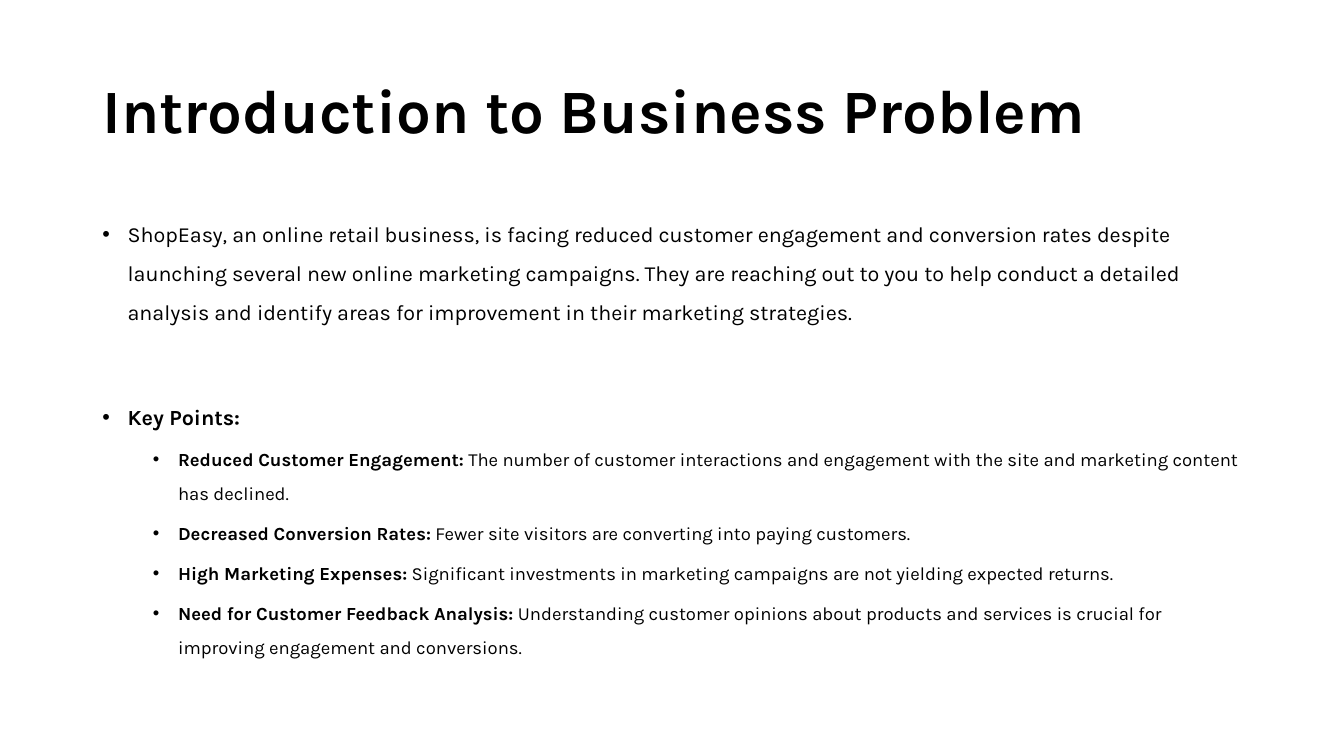
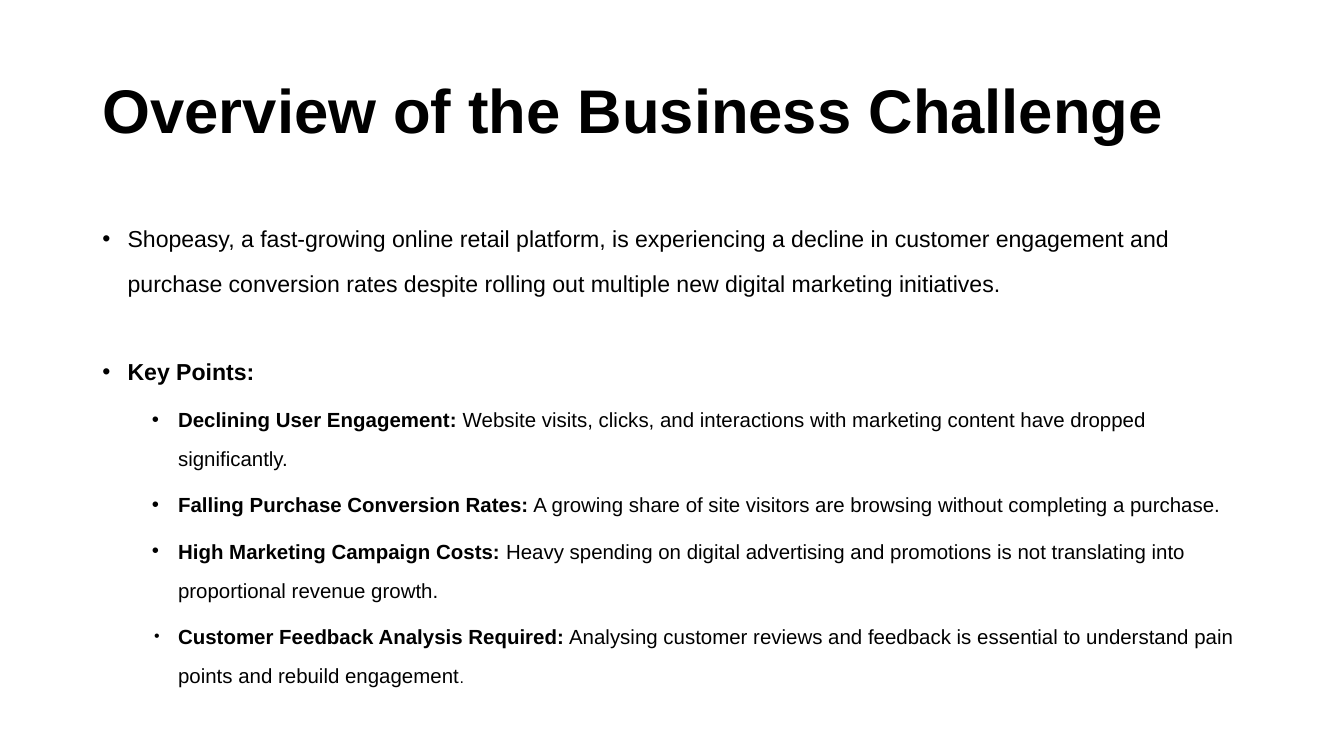
Before and after one commit to Engineer-Harshad/e-commerce-growth-intelligence-project, a slide deck: slide 2 of presentation/Business Problem.pptx. Drawn at 1344x756 pixels with LibreOffice and Linux fonts; fonts in the diff are those of the drawing. Boxes give left, top, right and bottom in pixels: in the first picture for what was removed or moved away, otherwise in the second. Text is boxed around its words. In the diff, an @@ line names an element or a change of style, - is before the commit and + after.

```diff
--- a/presentation/Business Problem.pptx
+++ b/presentation/Business Problem.pptx
@@ title at [102,88,1163,145]: text changed; font Karla to Arial @@
-Introduction to Business Problem
+Overview of the Business Challenge
@@ text at [128,230,1168,297]: text changed; size 15.4 to 16.5 pt; font Karla to Arial @@
-• ShopEasy, an online retail business, is facing reduced customer engagement and conversion rates despite launching several new online marketing campaigns. They are reaching out to you to help conduct a detailed analysis and identify areas for improvement in their marketing strategies.
+• Shopeasy, a fast-growing online retail platform, is experiencing a decline in customer engagement and purchase conversion rates despite rolling out multiple new digital marketing initiatives.
@@ text at [128,363,254,385]: size 15.4 to 16.5 pt, font Karla to Arial in "Key Points:"; indent changed; line spacing 1.5 to 1.6; less space between paragraphs @@
@@ text at [178,412,1233,688]: text changed; size 13.2 to 14.6 pt; font Karla to Arial @@
-  • Reduced Customer Engagement: The number of customer interactions and engagement with the site and marketing content has declined.
-  • Decreased Conversion Rates: Fewer site visitors are converting into paying customers.
-  • High Marketing Expenses: Significant investments in marketing campaigns are not yielding expected returns.
-  • Need for Customer Feedback Analysis: Understanding customer opinions about products and services is crucial for improving engagement and conversions.
+  • Declining User Engagement: Website visits, clicks, and interactions with marketing content have dropped significantly.
+  • Falling Purchase Conversion Rates: A growing share of site visitors are browsing without completing a purchase.
+  • High Marketing Campaign Costs: Heavy spending on digital advertising and promotions is not translating into proportional revenue growth.
+  • Customer Feedback Analysis Required: Analysing customer reviews and feedback is essential to understand pain points and rebuild engagement.
```
Also in this commit, not shown: 3 other slides changed, 2 slides removed, 10 other files.
